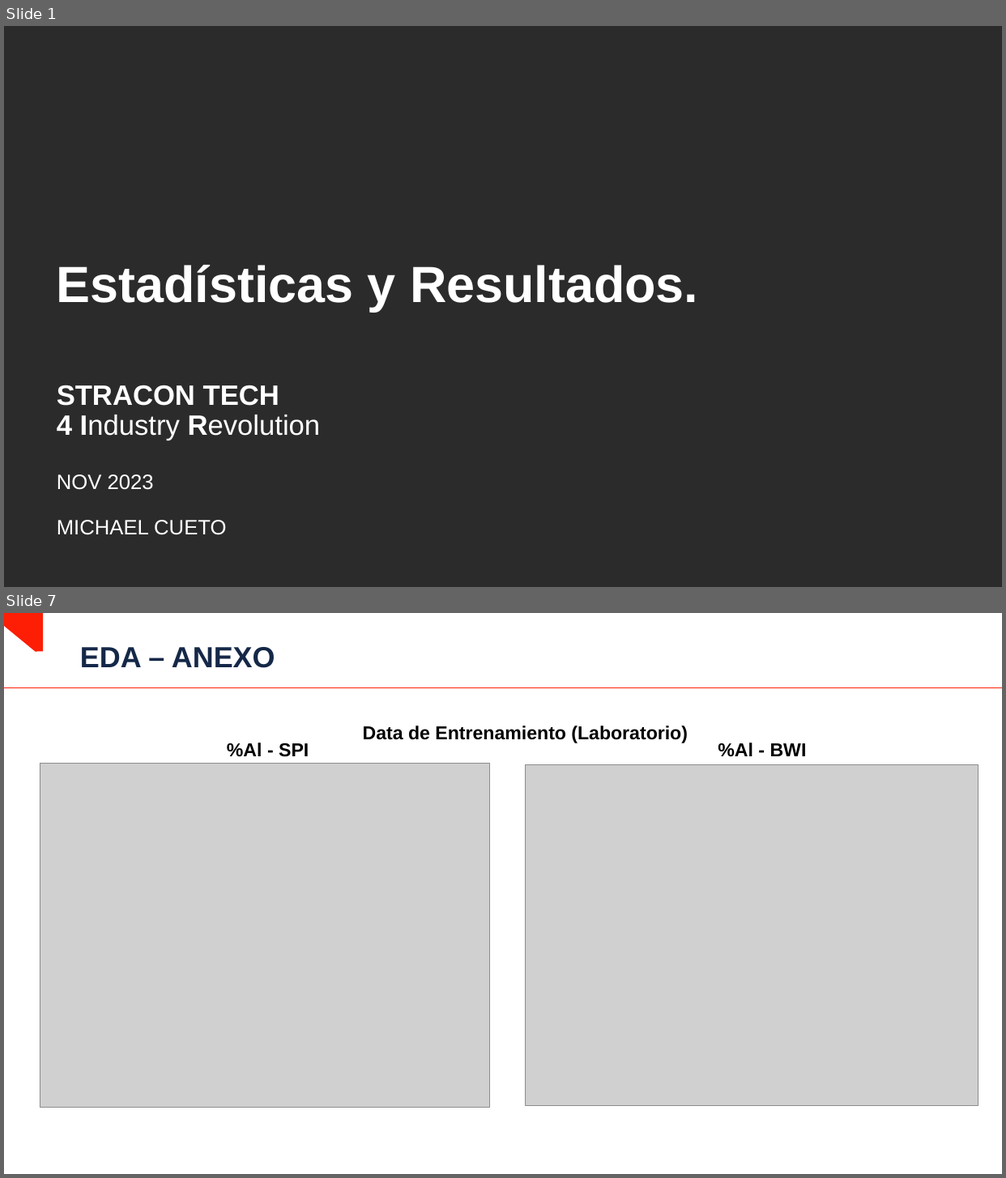
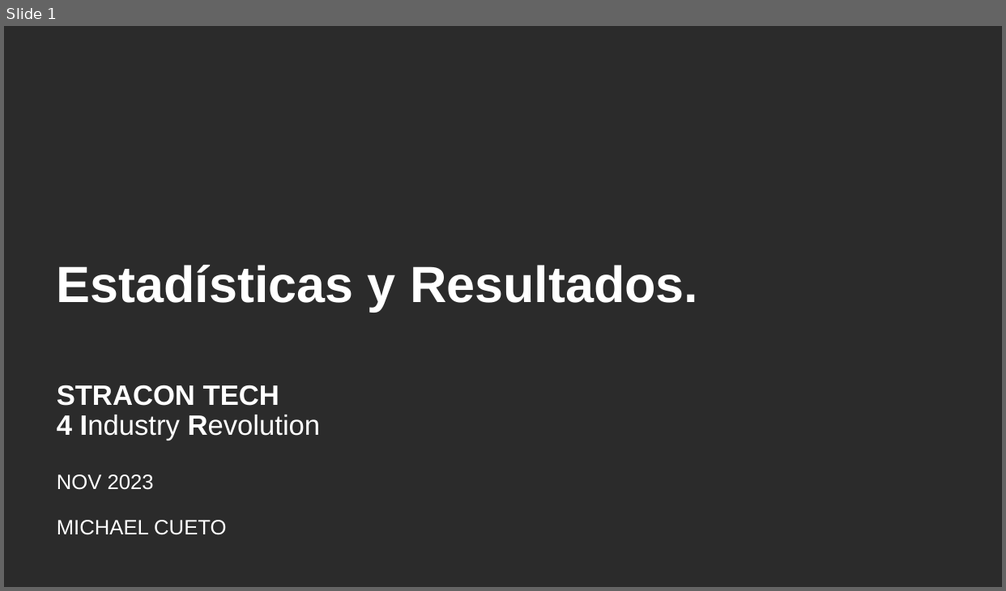
Before and after one commit to MichaelCueto/GeologyML23, a slide deck: 01_Analisis/Estadisticas y Resultados.pptx. Shown one above the other, each under a label of ours: slides 1 and 7 before the commit, slide 1 after it; the slides between them are not shown. The pictures are 1006x1178 and 1006x591 pixels, drawn with LibreOffice and Linux fonts; fonts in the diff are those of the drawing; grey boxes stand for pictures; background and template pictures are left out; a plain dark background stands for a picture behind light text. Boxes give left, top, right and bottom in pixels: in the first picture for what was removed or moved away, otherwise in the second. Text is boxed around its words. In the diff, an @@ line names an element or a change of style, - is before the commit and + after.

```diff
--- a/01_Analisis/Estadisticas y Resultados.pptx
+++ b/01_Analisis/Estadisticas y Resultados.pptx
@@ slide 7 removed at (x1=4, y1=613, x2=1002, y2=1174), background #FFFFFF @@
@@ freeform shape removed at (x1=4, y1=613, x2=43, y2=651) @@
@@ title removed at (x1=80, y1=647, x2=275, y2=668) @@
-EDA – ANEXO
@@ line removed from (4, 688) to (1002, 688) @@
@@ text removed at (x1=363, y1=726, x2=688, y2=743) @@
-Data de Entrenamiento (Laboratorio)
@@ text removed at (x1=227, y1=743, x2=309, y2=757) @@
-%Al - SPI
@@ text removed at (x1=718, y1=743, x2=807, y2=756) @@
-%Al - BWI
@@ picture removed at (x1=40, y1=763, x2=490, y2=1107) @@
@@ picture removed at (x1=525, y1=765, x2=978, y2=1105) @@
```
Also in this commit, not shown: 2 slides changed, 4 slides added, 4 other slides removed, 11 other files.
